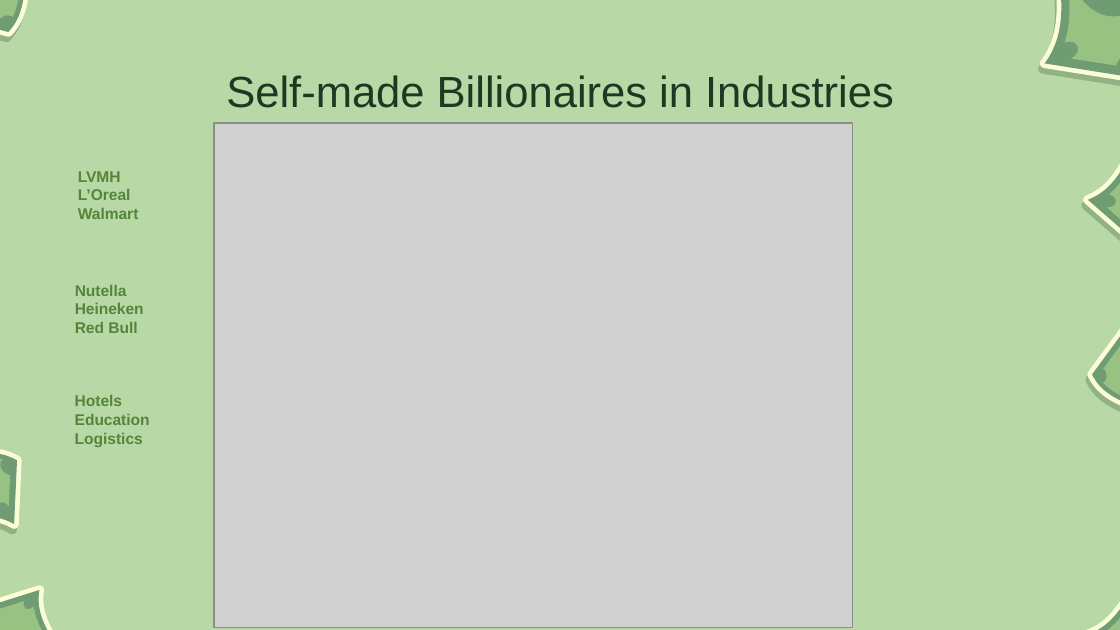
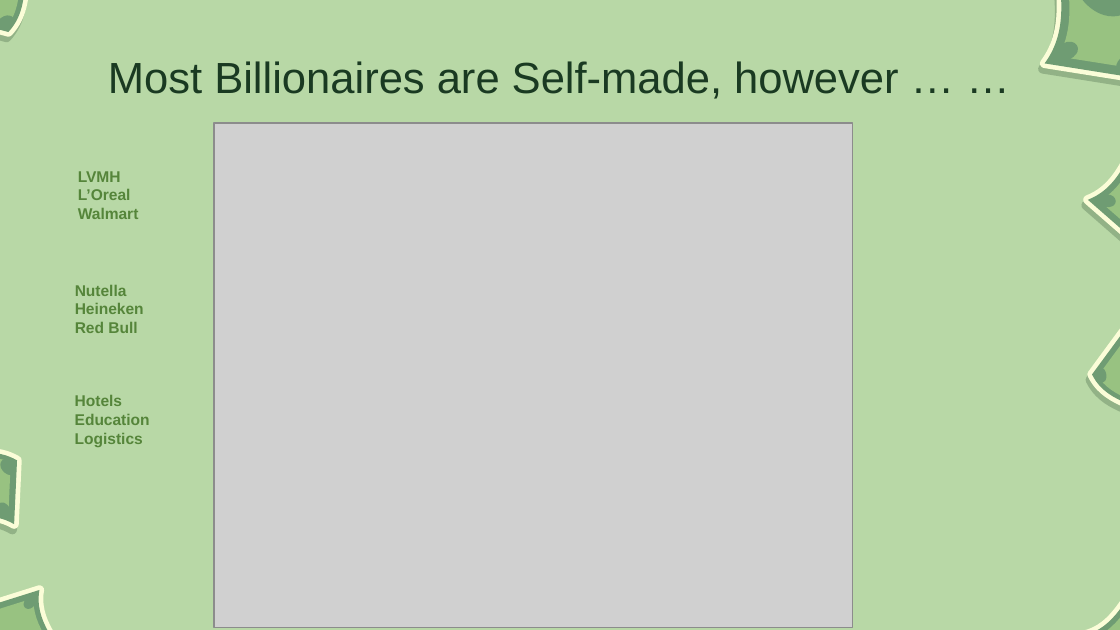
Before and after one commit to gialiubc/project_1, a slide deck: slide 10 of gia/who_are_the_billionaires.pptx. Drawn at 1120x630 pixels with LibreOffice and Linux fonts; fonts in the diff are those of the drawing; grey boxes stand for pictures; background and template pictures are left out. Boxes give left, top, right and bottom in pixels: in the first picture for what was removed or moved away, otherwise in the second. Text is boxed around its words. In the diff, an @@ line names an element or a change of style, - is before the commit and + after.

```diff
--- a/gia/who_are_the_billionaires.pptx
+++ b/gia/who_are_the_billionaires.pptx
@@ text at [108, 61, 899, 99]: text changed @@
-Self-made Billionaires in Industries
+Most Billionaires are Self-made, however … …
```
Also in this commit, not shown: 10 other slides changed.
